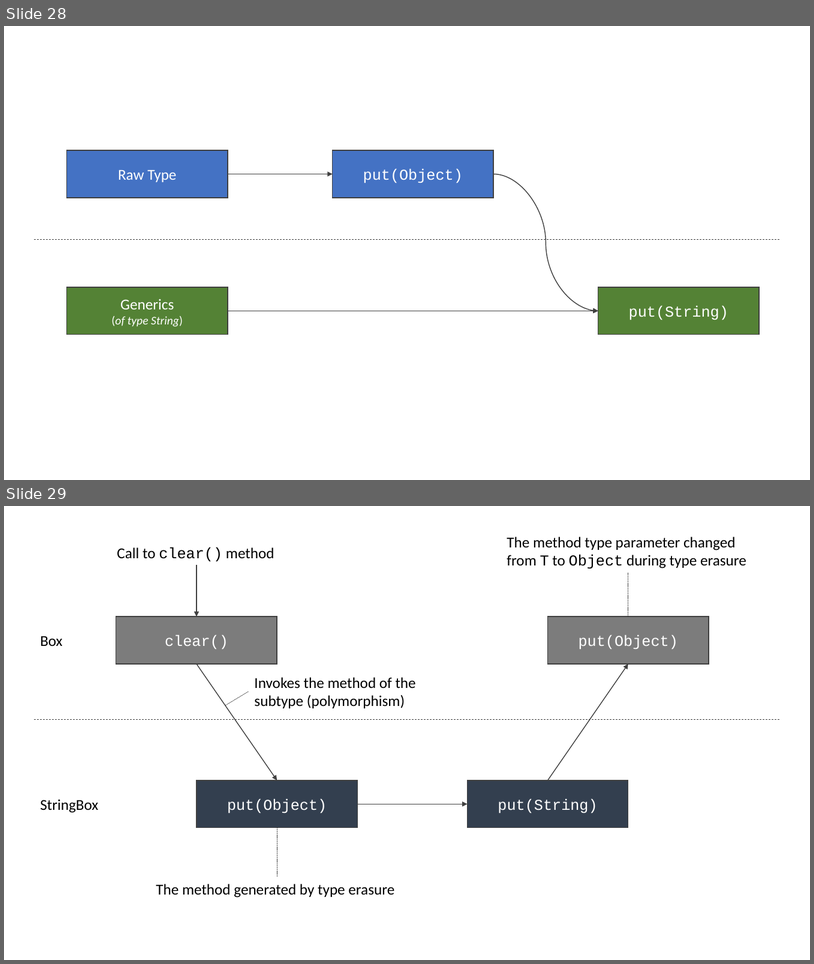
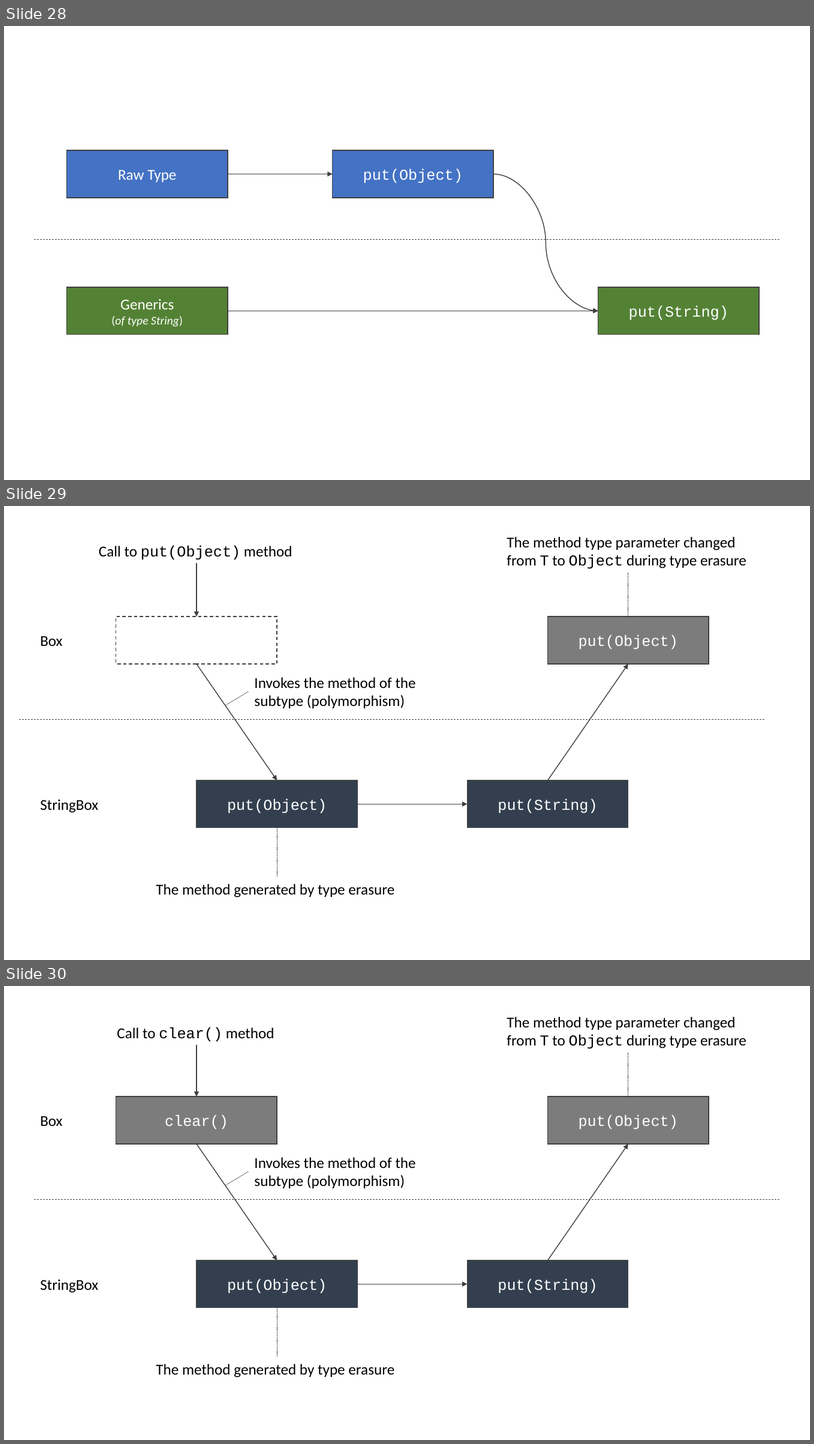
Before and after one commit to albertattard/java-boot-camp, a slide deck: assets/images/Images.pptx. Shown one above the other, each under a label of ours: slides 28 and 29 before the commit, slides 28, 29 and 30 after it. The pictures are 814x964 and 814x1444 pixels, drawn with LibreOffice and Linux fonts; fonts in the diff are those of the drawing. Boxes give left, top, right and bottom in pixels: in the first picture for what was removed or moved away, otherwise in the second. Text is boxed around its words. In the diff, an @@ line names an element or a change of style, - is before the commit and + after.

```diff
--- a/assets/images/Images.pptx
+++ b/assets/images/Images.pptx
@@ slide 29 added at <box>4,506,810,960</box>, background #FFFFFF @@
@@ text added at <box>507,537,747,569</box>, 18 pt, text #000000 @@
+The method type parameter changed from T to Object during type erasure
@@ text added at <box>99,546,293,560</box>, 18 pt, text #000000 @@
+Call to put(Object) method
@@ arrow added from (197, 564) to (197, 617), #404040 1 pt @@
@@ line added from (629, 617) to (629, 573), #404040 0.5 pt dashed @@
@@ rectangle added at <box>116,617,277,664</box>, fill #FFFFFF, outline #404040 1 pt dashed @@
@@ rectangle added at <box>548,617,709,664</box>, fill #7C7C7C, outline #404040 1 pt, 18 pt, text #FFFFFF @@
+put(Object)
@@ text added at <box>40,636,62,646</box>, 18 pt, text #000000 @@
+Box
@@ arrow added from (197, 664) to (278, 780), #404040 1 pt @@
@@ arrow added from (548, 780) to (629, 664), #404040 1 pt @@
@@ text added at <box>254,677,416,708</box>, 18 pt, text #000000 @@
+Invokes the method of the subtype (polymorphism)
@@ line added from (225, 705) to (248, 691), #404040 0.5 pt dashed @@
@@ line added from (19, 719) to (766, 719), #404040 0.5 pt dashed @@
@@ rectangle added at <box>197,780,357,827</box>, fill #333F50, outline #404040 1 pt, 18 pt, text #FFFFFF @@
+put(Object)
@@ rectangle added at <box>467,780,629,827</box>, fill #333F50, outline #404040 1 pt, 18 pt, text #FFFFFF @@
+put(String)
@@ text added at <box>40,799,98,813</box>, 18 pt, text #000000 @@
+StringBox
@@ arrow added from (358, 804) to (467, 804), #404040 1 pt @@
@@ line added from (278, 876) to (278, 828), #404040 0.5 pt dashed @@
@@ text added at <box>156,883,395,897</box>, 18 pt, text #000000 @@
+The method generated by type erasure
@@ what was slide 29 is now slide 30 @@
```
Also in this commit, not shown: 1 other slide added, 1 slide removed, 2 other files.
